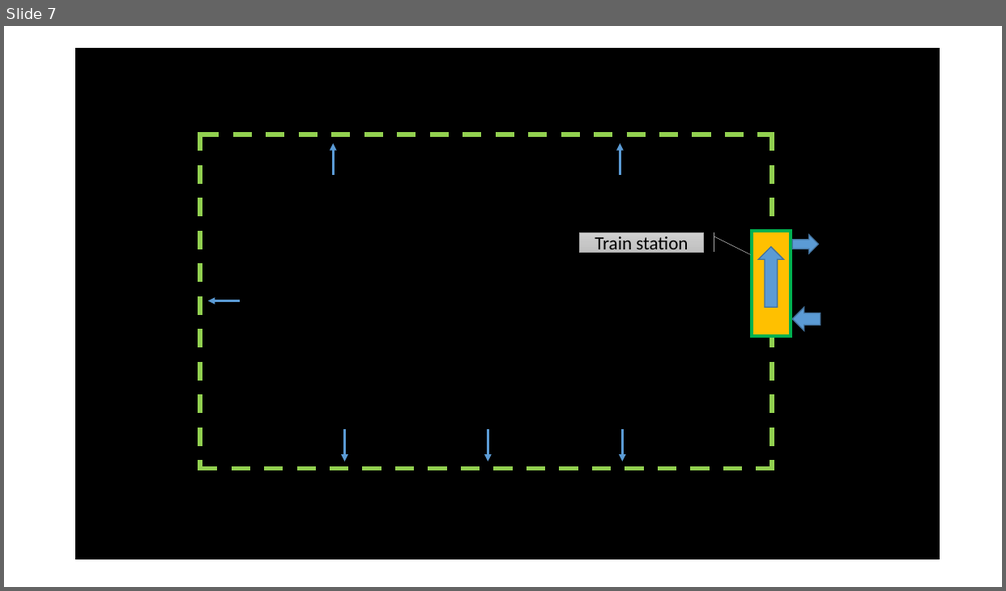
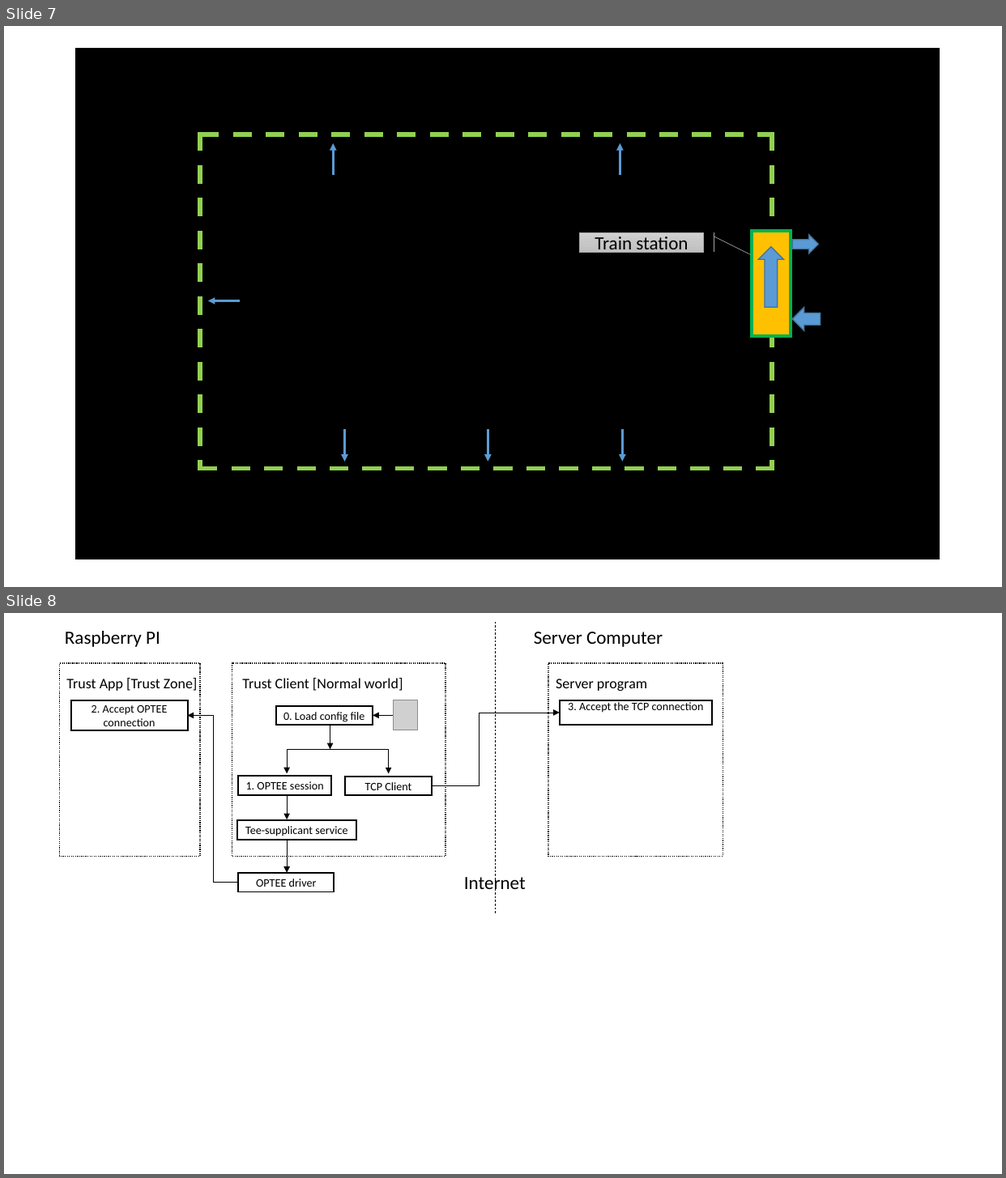
Before and after one commit to LiuYuancheng/Xandar_Sensor_IOT, a slide deck: doc/firmwaresignWF.pptx. Shown one above the other, each under a label of ours: slide 7 before the commit, slides 7 and 8 after it. The pictures are 1006x591 and 1006x1178 pixels, drawn with LibreOffice and Linux fonts; fonts in the diff are those of the drawing; grey boxes stand for pictures. Boxes give left, top, right and bottom in pixels: in the first picture for what was removed or moved away, otherwise in the second. Text is boxed around its words. In the diff, an @@ line names an element or a change of style, - is before the commit and + after.

```diff
--- a/doc/firmwaresignWF.pptx
+++ b/doc/firmwaresignWF.pptx
@@ slide 8 added at <box>4,613,1002,1174</box>, background #FFFFFF @@
@@ text added at <box>65,631,160,647</box>, 18 pt, text #000000 @@
+Raspberry PI
@@ line added from (495, 622) to (495, 914), #000000 0.5 pt dashed @@
@@ text added at <box>534,632,663,647</box>, 18 pt, text #000000 @@
+Server Computer
@@ rectangle added at <box>59,663,200,856</box>, fill #FFFFFF, outline #000000 1 pt dashed @@
@@ text added at <box>66,678,198,691</box>, 14 pt, text #000000 @@
+Trust App [Trust Zone]
@@ rectangle added at <box>232,663,445,856</box>, fill #FFFFFF, outline #000000 1 pt dashed @@
@@ text added at <box>242,678,403,691</box>, 14 pt, text #000000 @@
+Trust Client [Normal world]
@@ rectangle added at <box>548,663,722,856</box>, fill #FFFFFF, outline #000000 1 pt dashed @@
@@ text added at <box>556,679,647,691</box>, 14 pt, text #000000 @@
+Server program
@@ rectangle added at <box>70,700,187,730</box>, fill #FFFFFF, outline #000000 1.5 pt, 11 pt, text #000000 @@
+2. Accept OPTEE connection
@@ rectangle added at <box>275,707,373,726</box>, fill #FFFFFF, outline #000000 1.5 pt, 11 pt, text #000000 @@
+0. Load config file
@@ picture added at <box>394,700,417,730</box> @@
@@ rectangle added at <box>560,700,712,726</box>, fill #FFFFFF, outline #000000 1.5 pt, 11 pt, text #000000 @@
+3. Accept the TCP connection
@@ elbow arrow added from (238, 883) to (187, 716), #000000 0.5 pt @@
@@ arrow added from (330, 725) to (330, 749), #000000 0.5 pt @@
@@ arrow added from (394, 716) to (373, 716), #000000 0.5 pt @@
@@ elbow arrow added from (432, 786) to (560, 713), #000000 0.5 pt @@
@@ arrow added from (287, 749) to (287, 774), #000000 0.5 pt @@
@@ line added from (287, 749) to (389, 749), #000000 0.5 pt @@
@@ arrow added from (389, 749) to (389, 774), #000000 0.5 pt @@
@@ rectangle added at <box>238,776,331,796</box>, fill #FFFFFF, outline #000000 1.5 pt, 11 pt, text #000000 @@
+1. OPTEE session
@@ rectangle added at <box>345,777,432,796</box>, fill #FFFFFF, outline #000000 1.5 pt, 11 pt, text #000000 @@
+TCP Client
@@ arrow added from (287, 795) to (287, 820), #000000 0.5 pt @@
@@ rectangle added at <box>237,820,356,840</box>, fill #FFFFFF, outline #000000 1.5 pt, 11 pt, text #000000 @@
+Tee-supplicant service
@@ arrow added from (287, 840) to (287, 873), #000000 0.5 pt @@
@@ rectangle added at <box>238,873,334,892</box>, fill #FFFFFF, outline #000000 1.5 pt, 11 pt, text #000000 @@
+OPTEE driver
@@ text added at <box>464,874,526,895</box>, 18 pt, text #000000 @@
+Internet
```
Also in this commit, not shown: 1 other slide added, 1 slide removed, 1 other file.
